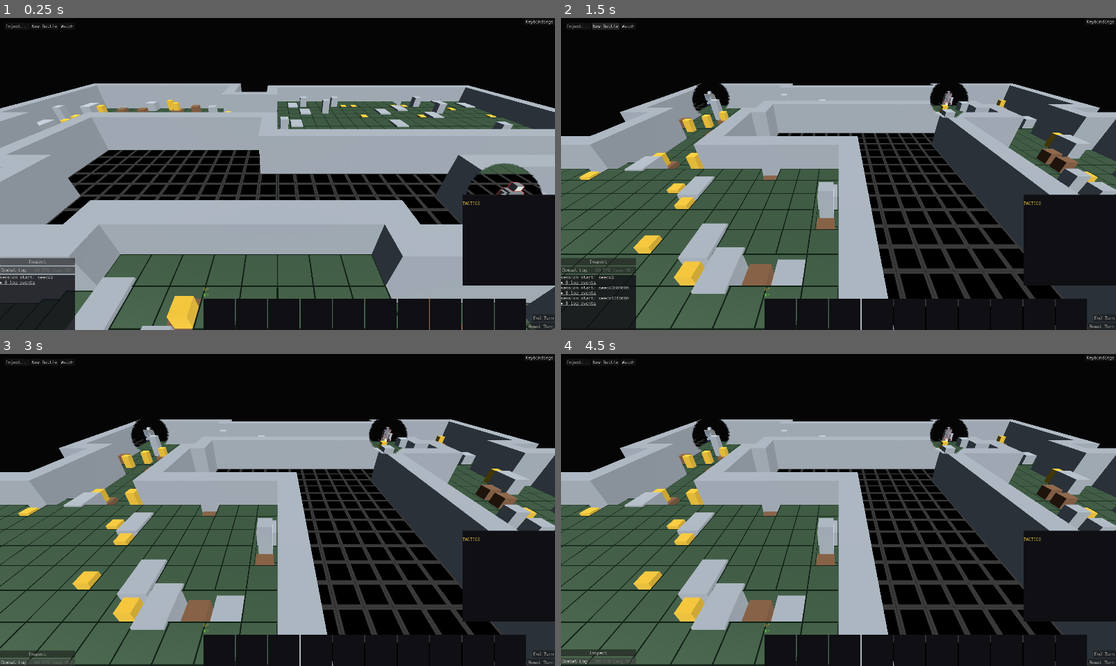
Above: before the commit, frames 1-4 (two rows, left to right).
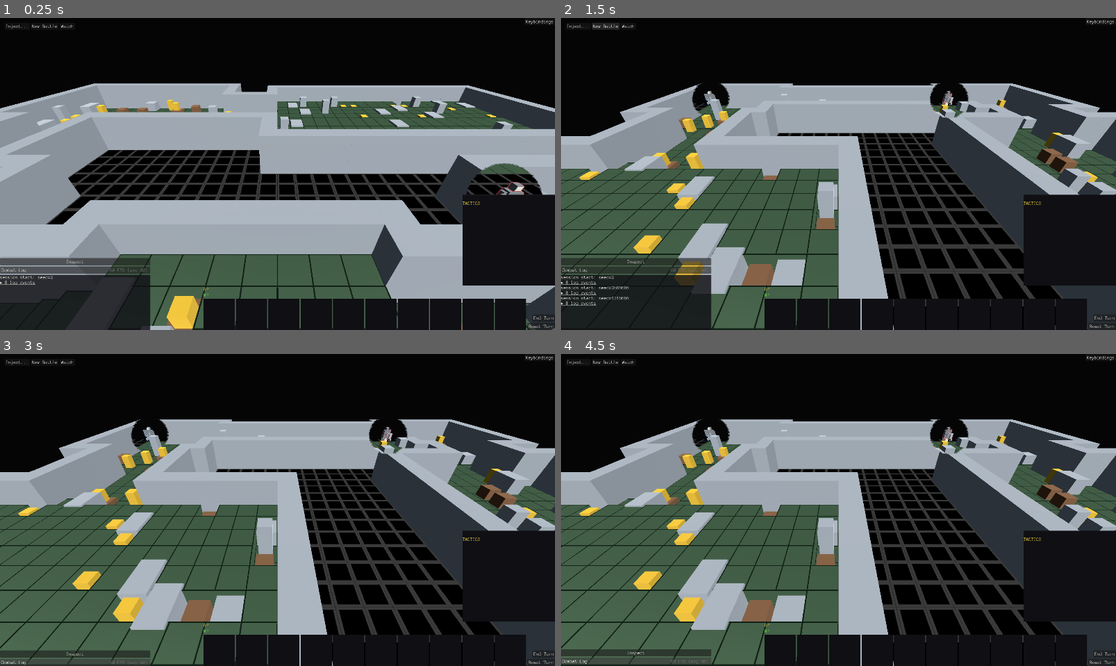
Above: after the commit, the same moments.

Repository: NotUserFriendly/HulkBreakers
Game: Godot game, scene res://src/view/battle_scene.tscn
Same seed, same stepped clock (60 frames per second), same inputs: the game is played once before the commit and once after it.
Inputs:
- Up to frame 1 (0.25 s): no input
- Up to frame 2 (1.5 s): click "New Battle" at 0.5 s; click "New Battle" at 1.25 s
- Up to frame 3 (3 s): click "Inspect" at 2 s; click "Combat Log" at 2.75 s
- Up to frame 4 (4.5 s): click "Inspect" at 3.5 s; click "Combat Log" at 4.25 s

The runs differ from the first frame. In frame 1, 2.9% of the frame differs, in the area x 5-28%, y 76-100%; in frame 2, 2.9%; in frame 3, 0.5%; in frame 4, 0.6%.

Commit message:
Combat log: double the width, and fix a scroll hand-off that never worked
Supervisor follow-up to taskblock 41.

Width: the panel declares its own 520px instead of inheriting ~260px from the
surrounding column, which was cutting most lines off. Verified on a real frame.

Scroll hand-off: it had never worked. LogScrollHandoff was correct and
unit-tested the whole time — the rule was simply never consulted. Godot marks a
mouse event handled whenever it is delivered to a MOUSE_FILTER_STOP control
under the cursor, whether or not that control calls accept_event(), and
RichTextLabel is STOP because it owns a scrollbar and click-to-expand metas. So
the wheel was consumed before the panel's _gui_input ever ran.

That also means handing off cannot be expressed by declining to consume: the
panel has to become genuinely transparent for the event. The decision moved to
_input (which runs before GUI routing) and flips the body and label to IGNORE
for exactly that event, restoring them on the next one. The container itself is
now IGNORE permanently — it draws nothing, and a full-rect container at STOP
that renders nothing is the BR31.01/BR34.02 failure itself.

This is a case worth remembering: a passing unit test on the rule plus a
feature that does nothing. The threshold logic was never wrong; the wiring
around it was, and only a real event against a real node could show that.
test_combat_log_panel.gd does exactly that — and reads mouse_filter back rather
than is_input_handled(), because GUT's own runner UI shares the viewport and
marks events handled itself, so that flag reports the harness, not the panel.

BR34.02 closed Resolved on the supervisor's explicit instruction (it is
SUPERVISOR-owned; CC may only ever write Pending on its own judgement). Its
mouse_filter sweep is explicitly NOT closed with it — noted on the entry.

Suite 2190/2190.

Diff:
--- a/src/view/combat_log_panel.gd
+++ b/src/view/combat_log_panel.gd
@@ -27,6 +27,11 @@
 
 ## Starting geometry. Flagged/tunable — resize is interactive anyway, so these
 ## only set where it opens.
+## Supervisor, post-tb41: "the combat log should be ~2x as wide as it is
+## currently." It previously took whatever width the surrounding column
+## happened to give it (~260px), which cut most lines off — the panel asks for
+## its own width now rather than inheriting one.
+const DEFAULT_WIDTH := 520.0
 const DEFAULT_HEIGHT := 220.0
 const MIN_HEIGHT := 64.0
 const MAX_HEIGHT := 640.0
@@ -54,11 +59,13 @@
 
 
 func _init() -> void:
-	custom_minimum_size = Vector2(0, DEFAULT_HEIGHT)
-	# The panel is a real, opaque-ish surface now, so it must take its own
-	# clicks — but only over the rect it actually draws. Children that render
-	# nothing still set IGNORE individually (the BR31.01/BR34.02 class of bug).
-	mouse_filter = Control.MOUSE_FILTER_STOP
+	custom_minimum_size = Vector2(DEFAULT_WIDTH, DEFAULT_HEIGHT)
+	# The container itself draws NOTHING — the background lives on `_body` and
+	# the bar is a real Button. A full-rect container at STOP that renders
+	# nothing is exactly the BR31.01/BR34.02 failure, so it stays IGNORE and
+	# lets its children take their own clicks. `_input` below still runs
+	# regardless of this filter, so the scroll decision is unaffected.
+	mouse_filter = Control.MOUSE_FILTER_IGNORE
 
 	title_bar = Button.new()
 	title_bar.text = TITLE
@@ -164,23 +171,59 @@
 
 
 ## "Scrolling while hovered scrolls the log; at the top or bottom of the
-## content it falls through to the camera rather than dead-stopping." The
-## threshold itself is `LogScrollHandoff`, headlessly tested — this only
-## decides whether to mark the event handled.
-func _gui_input(event: InputEvent) -> void:
+## content it falls through to the camera rather than dead-stopping."
+##
+## **Handled in `_input`, before GUI routing, and NOT in `_gui_input` — the
+## first attempt used `_gui_input` and silently did nothing.** Godot marks a
+## mouse event handled whenever it is delivered to a `MOUSE_FILTER_STOP`
+## control under the cursor, whether or not that control calls
+## `accept_event()`. `RichTextLabel` is STOP (it has a real scrollbar and real
+## click-to-expand metas), so the wheel was consumed before the panel was ever
+## consulted. `LogScrollHandoff` was correct and unit-tested throughout; the
+## rule was simply never asked. Verified against a real panel with a real wheel
+## event in `test_combat_log_panel.gd` — the threshold tests alone passed
+## happily while the feature did not work at all.
+##
+## So the hand-off cannot be expressed by declining to consume: it has to make
+## the panel genuinely transparent for exactly the event being handed off.
+## `_input` runs before GUI routing for the same event, so flipping the filters
+## here takes effect for that event and is restored on the next one.
+func _input(event: InputEvent) -> void:
 	if event is not InputEventMouseButton:
 		return
 	var button := event as InputEventMouseButton
-	if not button.pressed:
-		return
 	var direction: LogScrollHandoff.Direction
 	if button.button_index == MOUSE_BUTTON_WHEEL_UP:
 		direction = LogScrollHandoff.Direction.UP
 	elif button.button_index == MOUSE_BUTTON_WHEEL_DOWN:
 		direction = LogScrollHandoff.Direction.DOWN
 	else:
-		return
-	if _minimized:
-		return
-	if LogScrollHandoff.consumes_scrollbar(direction, log_label.get_v_scroll_bar()):
-		accept_event()
+		# Any non-wheel mouse event restores the normal filters, so a hand-off
+		# can never leave the panel click-through for an ordinary click.
+		_set_click_through(false)
+		return
+	if not button.pressed:
+		return
+	if _minimized or not get_global_rect().has_point(button.position):
+		_set_click_through(false)
+		return
+	_set_click_through(
+		not LogScrollHandoff.consumes_scrollbar(direction, log_label.get_v_scroll_bar())
+	)
+
+
+## Makes the whole panel ignore the mouse (so a wheel event reaches
+## `_unhandled_input`, where the camera lives) or take it normally again. The
+## body and the label are flipped alongside the panel: a STOP child under the
+## cursor consumes the event by itself, so leaving either one behind would make
+## this a no-op — which is precisely the bug this method exists to fix.
+func _set_click_through(click_through: bool) -> void:
+	if click_through:
+		_body.mouse_filter = Control.MOUSE_FILTER_IGNORE
+		log_label.mouse_filter = Control.MOUSE_FILTER_IGNORE
+		return
+	# Restored to what each is normally: the body blocks because it draws a
+	# real background, the label because it owns a scrollbar and click-to-expand
+	# metas. The container itself is never restored to STOP — it never was.
+	_body.mouse_filter = Control.MOUSE_FILTER_STOP
+	log_label.mouse_filter = Control.MOUSE_FILTER_STOP
--- /dev/null
+++ b/test/unit/view/test_combat_log_panel.gd
@@ -0,0 +1,155 @@
+extends GutTest
+
+## taskblock-41 Pass F follow-up: the scroll hand-off has to be verified
+## against a REAL panel in a REAL tree with a REAL wheel event, not against the
+## threshold rule alone. `LogScrollHandoff` was already unit-tested and correct
+## — and the hand-off still did not work, because the event never reached the
+## code that consulted it. That is exactly the "read the real node back, don't
+## re-derive it" case docs/00 warns about, in event-routing form.
+
+
+func _panel_in_tree() -> CombatLogPanel:
+	var panel := CombatLogPanel.new()
+	panel.set_anchors_and_offsets_preset(Control.PRESET_FULL_RECT)
+	add_child_autofree(panel)
+	return panel
+
+
+func _fill(panel: CombatLogPanel, lines: int) -> void:
+	var text := PackedStringArray()
+	for i in range(lines):
+		text.append("log line %d" % i)
+	panel.log_label.text = "\n".join(text)
+
+
+## The load-bearing state: is the LOG transparent for this event. The panel
+## container itself is always IGNORE (it draws nothing — see its own comment),
+## so it is not the thing to read.
+func _handed_off(panel: CombatLogPanel) -> bool:
+	return panel.log_label.mouse_filter == Control.MOUSE_FILTER_IGNORE
+
+
+func _over_the_log(panel: CombatLogPanel) -> Vector2:
+	return panel.log_label.get_global_rect().get_center()
+
+
+func _wheel(button_index: MouseButton, at: Vector2) -> InputEventMouseButton:
+	var event := InputEventMouseButton.new()
+	event.button_index = button_index
+	event.pressed = true
+	event.position = at
+	return event
+
+
+## **Why these read `mouse_filter` rather than `is_input_handled()`.** The
+## obvious observable — "was the event left unhandled" — is not usable here:
+## GUT's own runner UI shares the viewport and marks mouse events handled
+## itself, so that flag reports the harness, not the panel. What actually
+## matters, and what the camera actually depends on, is whether the panel made
+## itself transparent for that event. That is real state on a real node after a
+## real wheel event, read back rather than re-derived.
+
+
+## The load-bearing one. With the log scrolled to its end, a further wheel-down
+## must leave the panel click-through so the event reaches the camera. A panel
+## that stays opaque turns part of the screen into a dead zone where zoom
+## silently stops working.
+func test_a_wheel_at_the_end_of_the_content_hands_the_panel_over_to_the_camera() -> void:
+	var panel: CombatLogPanel = _panel_in_tree()
+	_fill(panel, 200)
+	await get_tree().process_frame
+	await get_tree().process_frame
+
+	var bar: VScrollBar = panel.log_label.get_v_scroll_bar()
+	bar.value = bar.max_value - bar.page
+	await get_tree().process_frame
+
+	get_viewport().push_input(_wheel(MOUSE_BUTTON_WHEEL_DOWN, _over_the_log(panel)))
+
+	assert_true(
+		_handed_off(panel), "at the bottom the log must go transparent, not dead-stop the wheel"
+	)
+	assert_eq(
+		panel._body.mouse_filter,
+		Control.MOUSE_FILTER_IGNORE,
+		"and so must the background — a STOP control under the cursor consumes it alone"
+	)
+
+
+func test_a_wheel_mid_content_keeps_the_panel_opaque_so_the_log_scrolls() -> void:
+	var panel: CombatLogPanel = _panel_in_tree()
+	_fill(panel, 200)
+	await get_tree().process_frame
+	await get_tree().process_frame
+
+	var bar: VScrollBar = panel.log_label.get_v_scroll_bar()
+	bar.value = maxf((bar.max_value - bar.page) * 0.5, 1.0)
+	await get_tree().process_frame
+
+	get_viewport().push_input(_wheel(MOUSE_BUTTON_WHEEL_DOWN, _over_the_log(panel)))
+
+	assert_false(_handed_off(panel), "there is content below — the log keeps the wheel")
+
+
+func test_a_wheel_up_at_the_top_hands_over() -> void:
+	var panel: CombatLogPanel = _panel_in_tree()
+	_fill(panel, 200)
+	await get_tree().process_frame
+	await get_tree().process_frame
+
+	panel.log_label.get_v_scroll_bar().value = 0.0
+	await get_tree().process_frame
+
+	get_viewport().push_input(_wheel(MOUSE_BUTTON_WHEEL_UP, _over_the_log(panel)))
+
+	assert_true(_handed_off(panel), "nothing above — hand off")
+
+
+## A nearly-empty log has nothing to scroll at all, so every wheel event over
+## it belongs to the camera.
+func test_a_log_shorter_than_its_viewport_never_takes_the_wheel() -> void:
+	var panel: CombatLogPanel = _panel_in_tree()
+	_fill(panel, 2)
+	await get_tree().process_frame
+	await get_tree().process_frame
+
+	get_viewport().push_input(_wheel(MOUSE_BUTTON_WHEEL_DOWN, _over_the_log(panel)))
+
+	assert_true(_handed_off(panel))
+
+
+## A hand-off must never leave the panel click-through for an ordinary click —
+## that would make the title bar and the fold's click-to-expand dead.
+func test_an_ordinary_click_after_a_hand_off_restores_the_panel() -> void:
+	var panel: CombatLogPanel = _panel_in_tree()
+	_fill(panel, 2)
+	await get_tree().process_frame
+	await get_tree().process_frame
+	get_viewport().push_input(_wheel(MOUSE_BUTTON_WHEEL_DOWN, _over_the_log(panel)))
+	assert_true(_handed_off(panel), "sanity: handed off")
+
+	get_viewport().push_input(_wheel(MOUSE_BUTTON_LEFT, _over_the_log(panel)))
+
+	assert_false(_handed_off(panel), "a click restores it")
+	assert_eq(panel._body.mouse_filter, Control.MOUSE_FILTER_STOP)
+
+
+## The wheel outside the panel is nobody's business but the camera's, and must
+## not leave the panel transparent either.
+func test_a_wheel_outside_the_panel_leaves_it_alone() -> void:
+	var panel: CombatLogPanel = _panel_in_tree()
+	_fill(panel, 200)
+	await get_tree().process_frame
+	await get_tree().process_frame
+
+	var outside: Vector2 = panel.get_global_rect().end + Vector2(200, 200)
+	get_viewport().push_input(_wheel(MOUSE_BUTTON_WHEEL_DOWN, outside))
+
+	assert_false(_handed_off(panel))
+
+
+## Supervisor, post-tb41: "~2x as wide as it is currently."
+func test_the_panel_asks_for_its_own_width_rather_than_inheriting_the_columns() -> void:
+	var panel: CombatLogPanel = _panel_in_tree()
+	assert_eq(panel.custom_minimum_size.x, CombatLogPanel.DEFAULT_WIDTH)
+	assert_true(CombatLogPanel.DEFAULT_WIDTH >= 500.0, "roughly double the old ~260px column")
Not shown, added: test/unit/view/test_combat_log_panel.gd.uid
Not shown, changed: docs/BUGS-ARCHIVE.md
Not shown, changed: docs/BUGS.md
Not shown, changed: docs/CHANGELOG.md
